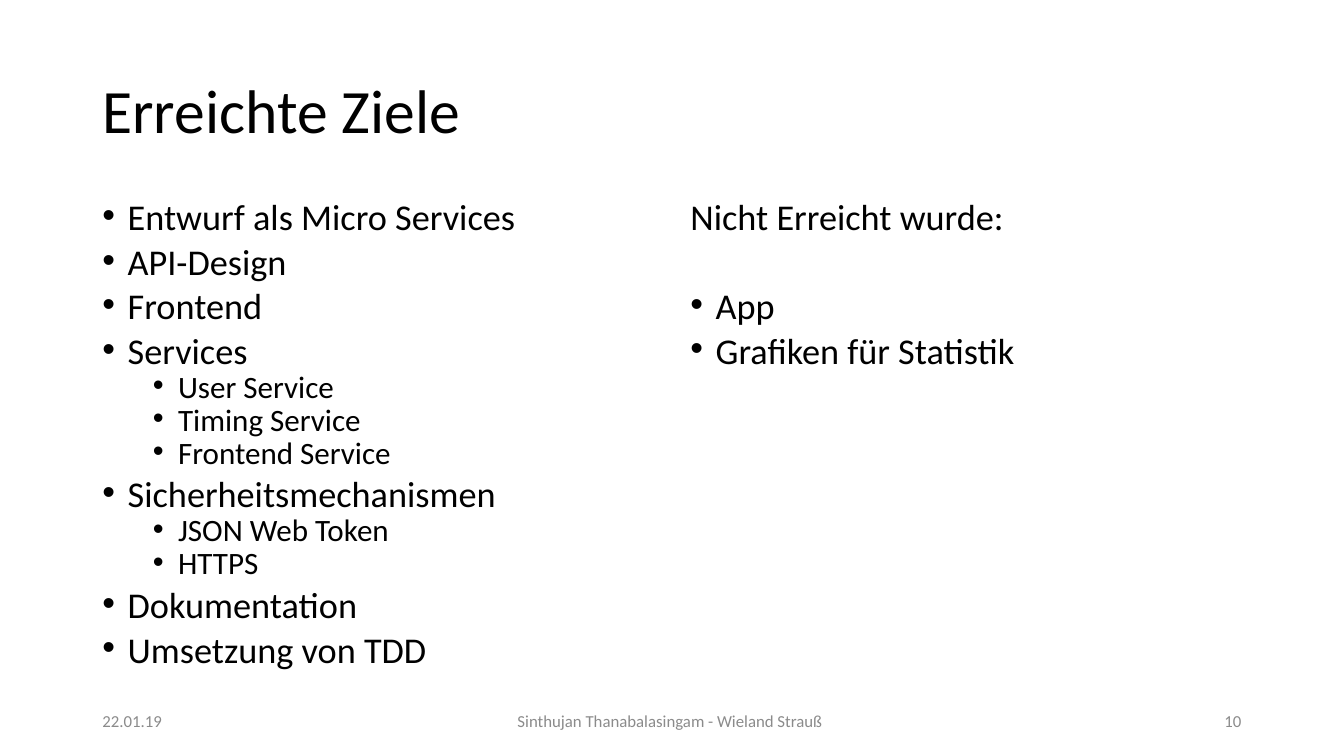
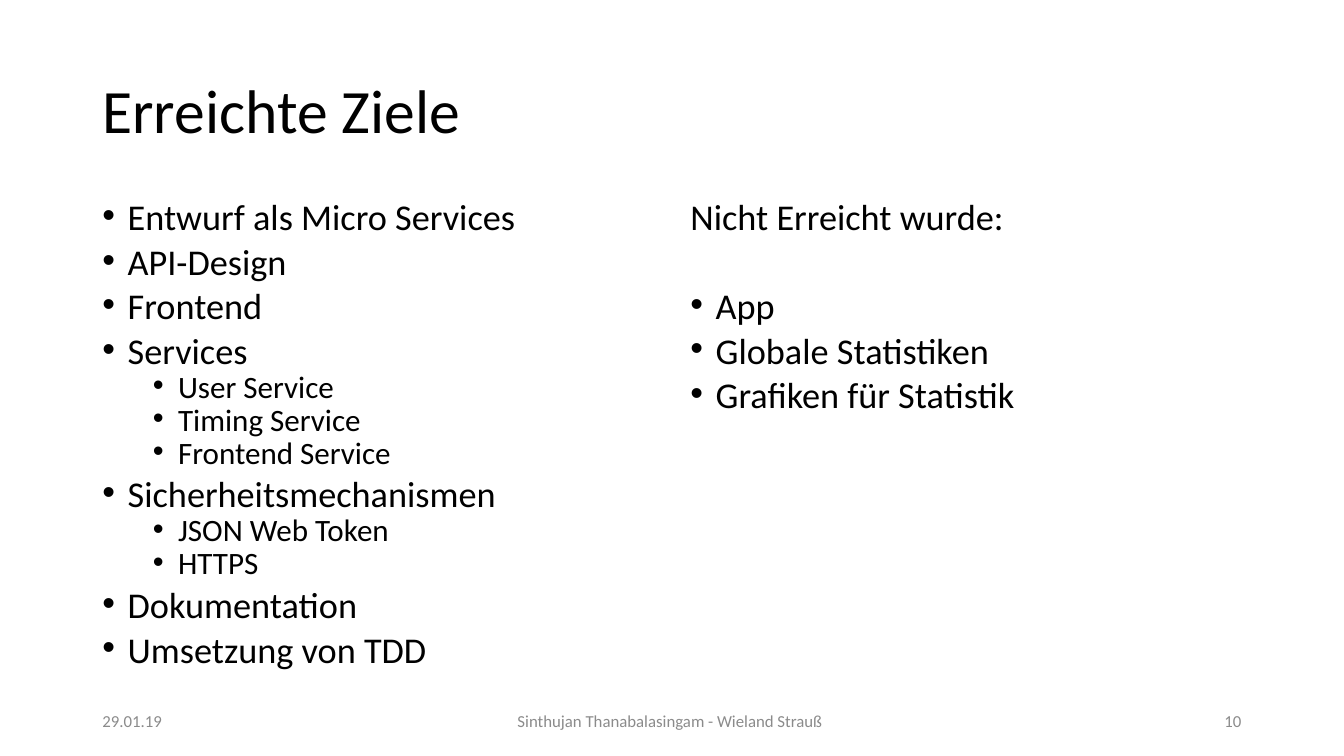
Before and after one commit to edisontrent1337/SCC_TimeTracker, a slide deck: slide 10 of orga/SCC_TimeTracker_final_presentation.pptx. Drawn at 1344x756 pixels with LibreOffice and Linux fonts; fonts in the diff are those of the drawing. Boxes give left, top, right and bottom in pixels: in the first picture for what was removed or moved away, otherwise in the second. Text is boxed around its words. In the diff, an @@ line names an element or a change of style, - is before the commit and + after.

```diff
--- a/orga/SCC_TimeTracker_final_presentation.pptx
+++ b/orga/SCC_TimeTracker_final_presentation.pptx
@@ text at [716,338,989,365]: paragraph added @@
+• Globale Statistiken
@@ text at [102,716,161,727]: text changed @@
-22.01.19
+29.01.19
```
Also in this commit, not shown: 8 other slides changed, 1 other file.
